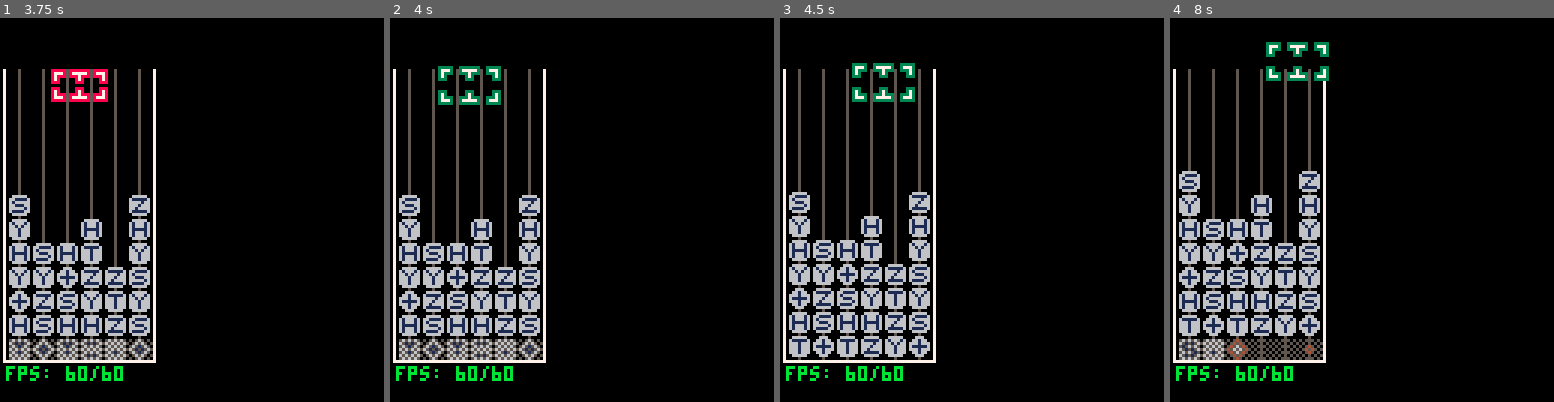
Above: before the commit, frames 1-4 (left to right).
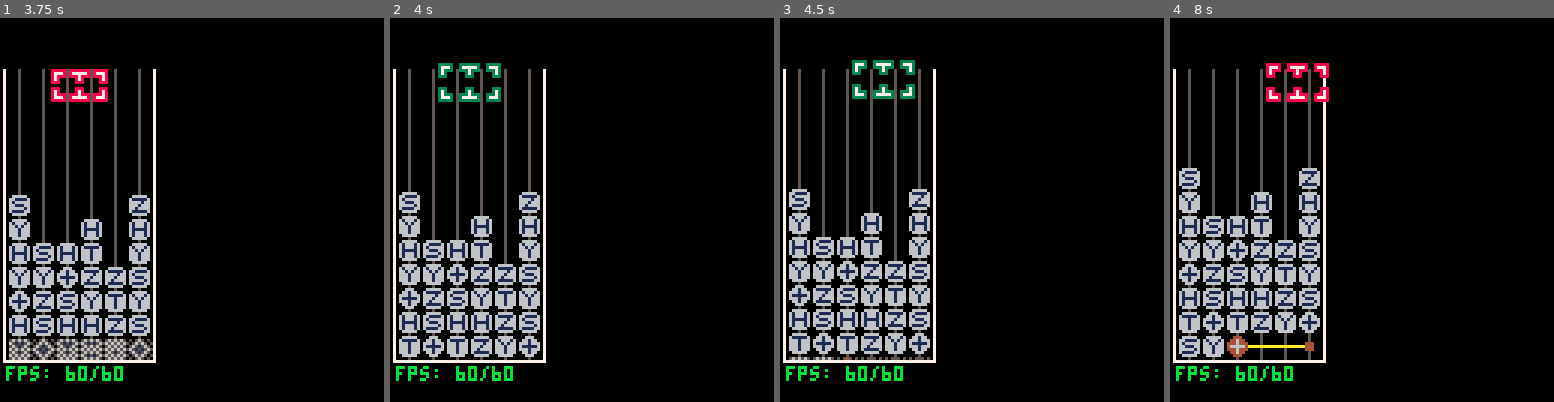
Above: after the commit, the same moments.

Repository: qniapp/quantattack
Game: PICO-8 cartridge qitaev.p8
Two runs of this game, one before a commit and one after it. Both use one fixed random seed, a clock stepped at 60 frames per second and the inputs below.
Inputs:
- Up to frame 1 (3.75 s): tap X (X key) at 0.33, 1.07, 1.85, 2.97 s; tap O (Z key) at 0.7, 1.7, 2.1, 2.5, 2.9, 3.3, 3.7 s; hold Right 1.6-2.1 s; hold Up 2.15-2.42 s; hold Right 2.47-3.03 s; hold Left 3.08-3.58 s; hold Down from 3.63 s (still down)
- Up to frame 2 (4 s): release Down at 3.97 s
- Up to frame 3 (4.5 s): hold Right from 4.02 s (still down); tap X (X key) at 4.08 s; tap O (Z key) at 4.1 s
- Up to frame 4 (8 s): tap O (Z key) every 0.4 s from 4.5 to 7.7 s; release Right at 4.68 s; hold Up 4.73-5.03 s; hold Left 5.08-5.68 s; tap X (X key) at 5.2, 6.32, 7.43 s; hold Down 5.73-6.03 s; hold Right 6.08-6.58 s; hold Right 6.63-7.13 s; hold Up 7.18-7.45 s; hold Right from 7.5 s (still down)

Frame 1 is identical in both runs. In frame 2, 7.3% of the frame differs, in the area x 2-40%, y 11-90%; in frame 3, 6.9%; in frame 4, 8.8%, in the area x 2-42%, y 6-90%.

Commit message:
board のテストを追加

Diff:
--- a/board.lua
+++ b/board.lua
@@ -1,42 +1,33 @@
-
 board = {
+  -- todo: board.cols をなくす or default_cols にする
   cols = 6,
   rows = 12,
-  next_row = 1,
+  next_rows = 1,
   cnot_probability = 0.3,
 
   new = function(self, top, left)
     local b = {
       init = function(self, top, left)
+        -- todo: _gate にして直接触れないようにする。代わりに gate(x, y) からアクセスさせる。
         self.gate = {}
-        self.top = top
-        self.left = left
+        self.top = top or 0
+        self.left = left or 0
         self.cols = board.cols
         self.rows = board.rows
-        self.next_row = board.next_row
-        self.raised_dots = 0
-
-        -- debug
-        -- for x = 1, board.cols do
-        --   self.gate[x] = {}
-        --   for y = board.rows + board.next_row, 1, -1 do
-        --     self:set(x, y, quantum_gate:i())
-        --   end
-        -- end
-
-        -- self:set(1, 10, quantum_gate:c(2))
-        -- self:set(2, 10, quantum_gate:x(1))
-        -- self:set(1, 11, quantum_gate:x(2))
-        -- self:set(2, 11, quantum_gate:c(1))
-        -- self:set(1, 12, quantum_gate:c(2))
-        -- self:set(2, 12, quantum_gate:x(1))
-        -- self:set(1, 13, quantum_gate:swap(2))
-        -- self:set(2, 13, quantum_gate:swap(2))
-
-        -- initialize board with random gates
-        for x = 1, board.cols do
+        self.rows_plus_next_rows = self.rows + board.next_rows
+        self._raised_dots = 0
+
+        for x = 1, self.cols do
           self.gate[x] = {}
-          for y = board.rows + board.next_row, 1, -1 do
+          for y = self.rows_plus_next_rows, 1, -1 do
+            self:set(x, y, quantum_gate:i())
+          end
+        end
+      end,
+
+      initialize_with_random_gates = function(self)
+        for x = 1, board.cols do
+          for y = self.rows_plus_next_rows, 1, -1 do
             if y >= board.rows - 2 or
                (y < board.rows - 2 and y >= 6 and rnd(1) > (y - 11) * -0.1 and (not self.gate[x][y + 1]:is_i())) then
               repeat
@@ -54,12 +45,12 @@
       end,
 
       screen_y = function(self, board_y)
-        return self.top + (board_y - 1) * quantum_gate.size
+        return self.top + (board_y - 1) * quantum_gate.size - self._raised_dots
       end,
 
       reducible_gate_at = function(self, x, y)
         assert(x >= 1 and x <= board.cols)
-        assert(y >= 1 and y <= board.rows + board.next_row)
+        assert(y >= 1 and y <= self.rows_plus_next_rows)
 
         if self.gate[x][y]:is_idle() or self.gate[x][y]:is_dropped() then
           return self.gate[x][y]
@@ -70,7 +61,7 @@
 
       set = function(self, x, y, gate)
         assert(x >= 1 and x <= board.cols)
-        assert(y >= 1 and y <= board.rows + board.next_row)
+        assert(y >= 1 and y <= self.rows_plus_next_rows)
 
         self.gate[x][y] = gate
       end,
@@ -91,30 +82,30 @@
 
         -- gates
         for bx = 1, board.cols do
-          for by = board.rows + board.next_row, 1, -1 do
+          for by = self.rows_plus_next_rows, 1, -1 do
             local x = self.left + (bx - 1) * quantum_gate.size
             local y = self.top + (by - 1) * quantum_gate.size
             local gate = self.gate[bx][by]
 
             if gate:is_swapping_with_left() then
-              gate:draw(x + 4, y - self.raised_dots)
+              gate:draw(x + 4, y - self._raised_dots)
             elseif gate:is_swapping_with_right() then
-              gate:draw(x - 4, y - self.raised_dots)
+              gate:draw(x - 4, y - self._raised_dots)
             else
-              gate:draw(x, y - self.raised_dots)
+              gate:draw(x, y - self._raised_dots)
             end
           end
         end
 
         -- draw cnot laser
         for bx = 1, board.cols do
-          for by = board.rows + board.next_row, 1, -1 do
+          for by = self.rows_plus_next_rows, 1, -1 do
             local gate = self.gate[bx][by]
 
             if gate:is_c() then
               if gate.laser and gate.tick_laser and (gate.tick_laser % 4 == 0 or gate.tick_laser % 4 == 1) then
                 local lx0 = self:screen_x(bx) + 3
-                local ly0 = self:screen_y(by) + 3 - self.raised_dots
+                local ly0 = self:screen_y(by) + 3 - self._raised_dots
                 local lx1 = self:screen_x(self.gate[bx][by].cnot_x_x) + 3
                 local ly1 = ly0
                 local laser_color = flr(rnd(5)) == 0 and colors.dark_purple or colors.yellow
@@ -144,7 +135,7 @@
 
                 if (other_x) then
                   local lx0 = x + 3
-                  local ly0 = y + 3 - self.raised_dots
+                  local ly0 = y + 3 - self._raised_dots
                   local lx1 = self.left + (other_x - 1) * 8 + 3
                   local ly1 = ly0
                   local laser_color = flr(rnd(5)) == 0 and colors.dark_purple or colors.yellow
@@ -158,17 +149,17 @@
 
         -- draw cnot and swap gates over the cnot and swap laser
         for bx = 1, board.cols do
-          for by = board.rows + board.next_row, 1, -1 do
+          for by = self.rows_plus_next_rows, 1, -1 do
             local x = self.left + (bx - 1) * quantum_gate.size
             local y = self.top + (by - 1) * quantum_gate.size
             local gate = self.gate[bx][by]
 
             if gate:is_c() or gate:is_cnot_x() or gate:is_swap() then
-              gate:draw(x, y - self.raised_dots)
-            end
-
-            if (by == board.rows + board.next_row) then
-              spr(64, x, y - self.raised_dots)
+              gate:draw(x, y - self._raised_dots)
+            end
+
+            if (by == self.rows_plus_next_rows) then
+              spr(64, x, y - self._raised_dots)
             end
           end
         end
@@ -513,7 +504,7 @@
 
       insert_gates_at_bottom = function(self)
         for x = 1, board.cols do
-          for y = 1, board.rows + board.next_row - 1 do
+          for y = 1, self.rows_plus_next_rows - 1 do
             if y == 1 then
               assert(self.gate[x][1]:is_i())
             end
@@ -524,7 +515,7 @@
 
         for x = 1, board.cols do
           repeat
-            self:set(x, board.rows + board.next_row, self:_random_gate())
+            self:set(x, self.rows_plus_next_rows, self:_random_gate())
           until (#gate_reduction_rules:reduce(self, x, board.rows, true) == 0)
         end
 
@@ -538,29 +529,29 @@
 
           local x_gate = quantum_gate:x(cnot_c_x)
           local control_gate = quantum_gate:c(cnot_x_x)
-          self:set(cnot_x_x, board.rows + board.next_row, x_gate)
-          self:set(cnot_c_x, board.rows + board.next_row, control_gate)
+          self:set(cnot_x_x, self.rows_plus_next_rows, x_gate)
+          self:set(cnot_c_x, self.rows_plus_next_rows, control_gate)
 
           local cnot_left_x = min(cnot_c_x, cnot_x_x)
           local cnot_right_x = max(cnot_c_x, cnot_x_x)
           for x = cnot_left_x + 1, cnot_right_x - 1 do
-            self:set(x, board.rows + board.next_row, quantum_gate:i())
+            self:set(x, self.rows_plus_next_rows, quantum_gate:i())
           end
         end
       end,
 
       update_gates = function(self)
         for x = 1, board.cols do
-          for y = 1, board.rows + board.next_row do
+          for y = 1, self.rows_plus_next_rows do
             self.gate[x][y]:update()
           end
         end
       end,
 
       raise_one_dot = function(self)
-        self.raised_dots += 1
-        if self.raised_dots == 8 then
-          self.raised_dots = 0
+        self._raised_dots += 1
+        if self._raised_dots == 8 then
+          self._raised_dots = 0
         end
       end,
 
--- a/game.lua
+++ b/game.lua
@@ -17,6 +17,7 @@
   init = function(self)
     self._state = "solo"
     self.board = board:new(18, 3)
+    self.board:initialize_with_random_gates()
     self.player_cursor = player_cursor:new(1, 1, self.board)
     self.tick = 0
     self.dots_gates_raised = 0
@@ -59,7 +60,7 @@
 
     if self._state == "solo" then
       self.board:draw()
-      self.player_cursor:draw(self.board.raised_dots)
+      self.player_cursor:draw()
 
       puff_particle:draw()
       dropping_particle:draw()
@@ -74,7 +75,7 @@
       print("push ❎ to replay")
 
       self.board:draw()
-      self.player_cursor:draw(self.board.raised_dots)
+      self.player_cursor:draw()
 
       puff_particle:draw()
       dropping_particle:draw()
--- a/gate_reduction_rules.lua
+++ b/gate_reduction_rules.lua
@@ -4,7 +4,7 @@
     include_next = include_next or false
 
     if include_next then
-      if y + 1 > board.rows + board.next_row then
+      if y + 1 > board.rows_plus_next_rows then
         return {}
       end
     else
@@ -88,7 +88,7 @@
     end
 
     if include_next then
-      if y + 2 > board.rows + board.next_row then
+      if y + 2 > board.rows_plus_next_rows then
         return {}
       end
     else
--- a/player_cursor.lua
+++ b/player_cursor.lua
@@ -69,29 +69,33 @@
         end
       end,
 
-      draw = function(self, raised_dots)
+      draw = function(self)
+        local x_left = self.board:screen_x(self.x)
+        local x_right = self.board:screen_x(self.x + 1)
+        local y = self.board:screen_y(self.y)
+
         -- top left
-        local xtl = self.board.left + (self.x - 1) * quantum_gate.size - 5
-        local ytl = self.board.top + (self.y - 1) * quantum_gate.size - 5
+        local xtl = x_left - 5
+        local ytl = y - 5
 
         -- top right
-        local xtr = self.board.left + self.x * quantum_gate.size + 4
+        local xtr = x_right + 4
         local ytr = ytl
 
         -- bottom left
         local xbl = xtl
-        local ybl = self.board.top + self.y * quantum_gate.size - 4
+        local ybl = y + quantum_gate.size - 4
 
         -- bottom right
-        local xbr = self.board.left + self.x * quantum_gate.size + 4
+        local xbr = xtr
         local ybr = ybl
 
         -- top middle
-        local xtm = self.board.left + (self.x - 1) * quantum_gate.size + 4
+        local xtm = x_left + quantum_gate.size - 4
         local ytm = ytl
 
         -- bottom middle
-        local xbm = self.board.left + (self.x - 1) * quantum_gate.size + 4
+        local xbm = xtm
         local ybm = ybl
 
         if self:is_shrunk() then
@@ -114,12 +118,12 @@
           pal(player_cursor._color, colors.dark_grey)
         end
 
-        spr(player_cursor._sprites.corner, xtl, ytl - raised_dots)
-        spr(player_cursor._sprites.corner, xtr, ytr - raised_dots, 1, 1, true, false)
-        spr(player_cursor._sprites.corner, xbl, ybl - raised_dots, 1, 1, false, true)
-        spr(player_cursor._sprites.corner, xbr, ybr - raised_dots, 1, 1, true, true)
-        spr(player_cursor._sprites.middle, xtm, ytm - raised_dots)
-        spr(player_cursor._sprites.middle, xbm, ybm - raised_dots, 1, 1, false, true)
+        spr(player_cursor._sprites.corner, xtl, ytl)
+        spr(player_cursor._sprites.corner, xtr, ytr, 1, 1, true, false)
+        spr(player_cursor._sprites.corner, xbl, ybl, 1, 1, false, true)
+        spr(player_cursor._sprites.corner, xbr, ybr, 1, 1, true, true)
+        spr(player_cursor._sprites.middle, xtm, ytm)
+        spr(player_cursor._sprites.middle, xbm, ybm, 1, 1, false, true)
 
         pal(player_cursor._color, player_cursor._color)
       end,
--- /dev/null
+++ b/test.p8
@@ -0,0 +1,91 @@
+pico-8 cartridge // http://www.pico-8.com
+version 36
+__lua__
+#include colors.lua
+#include dropping_particle.lua
+#include game.lua
+#include player_cursor.lua
+#include quantum_gate.lua
+#include board.lua
+#include puff_particle.lua
+#include gate_reduction_rules.lua
+
+function test(title,f)
+  local desc=function(msg,f)
+    printh('✽:desc:'..msg)
+    f()
+  end
+
+  local it=function(msg,f)
+    printh('✽:it:'..msg)
+    local xs={f()}
+    for i=1,#xs do
+      if xs[i] == true then
+        printh('✽:assert:true')
+      else
+        printh('✽:assert:false')
+      end
+    end
+    printh('✽:it_end')
+  end
+
+  printh('✽:test:'..title)
+  f(desc,it)
+  printh('✽:test_end')
+end
+
+test('board', function(desc,it)
+  desc('cols', function()
+    it('should be 6', function()
+      return board:new().cols == 6
+    end)
+  end)
+
+  desc('rows', function()
+    it('should be 13', function()
+      return board:new().rows_plus_next_rows == 13
+    end)
+  end)
+
+  desc('rows_plus_next_rows', function()
+    it('should be 12', function()
+      return board:new().rows == 12
+    end)
+  end)
+
+  desc("top", function()
+    it('should be 0 by default', function()
+      return board:new().top == 0
+    end)
+  end)
+
+  desc("left", function()
+    it('should be 0 by default', function()
+      return board:new().left == 0
+    end)
+  end)
+
+  desc('new', function ()
+    local player_board = board:new()
+
+    it('should be initialized with id gates', function ()
+      result = true
+
+      for x = 1, player_board.cols do
+        for y = 1, player_board.rows_plus_next_rows do
+          result = result and player_board.gate[x][y]:is_i()
+        end
+      end
+
+      return result
+    end)
+  end)
+end)
+
+__gfx__
+00000000000000000000000000000000000000000000000000000000000000000000000000000000000000000000000000000000000000000000000000000000
+00000000000000000000000000000000000000000000000000000000000000000000000000000000000000000000000000000000000000000000000000000000
+00700700000000000000000000000000000000000000000000000000000000000000000000000000000000000000000000000000000000000000000000000000
+00077000000000000000000000000000000000000000000000000000000000000000000000000000000000000000000000000000000000000000000000000000
+00077000000000000000000000000000000000000000000000000000000000000000000000000000000000000000000000000000000000000000000000000000
+00700700000000000000000000000000000000000000000000000000000000000000000000000000000000000000000000000000000000000000000000000000
